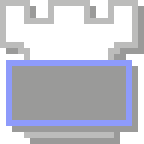
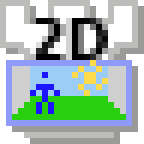
The second (144, 144) image is a revision of the first. Changes to its layers:
hid "TCastleControlCustom" over [12, 60, 126, 120]
added layer "TCastle2DControl (above TCastleControl)" above "TCastleControl" over [30, 18, 108, 60]
showed "TCastleControl" over [12, 60, 126, 120]
